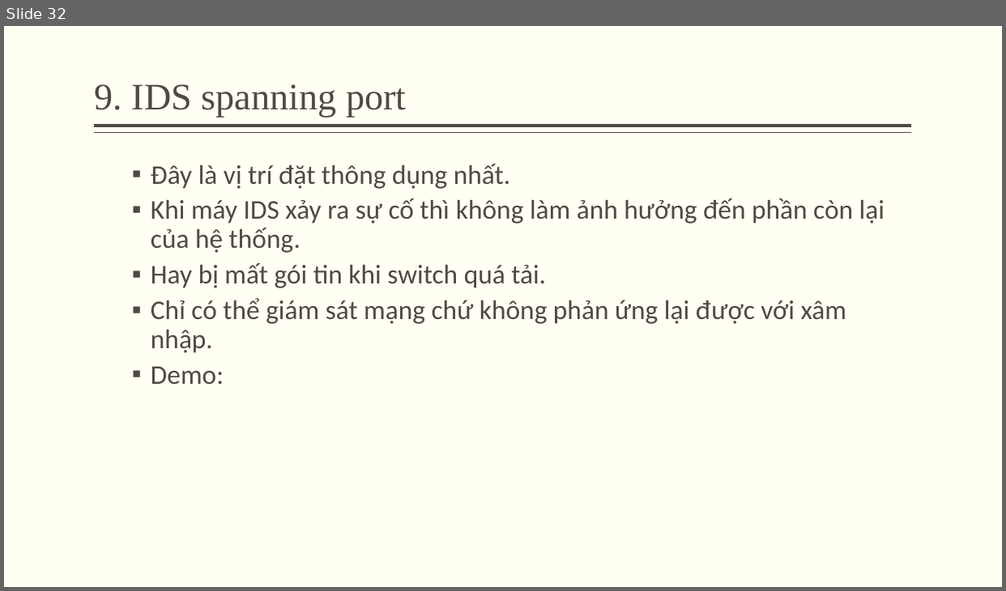
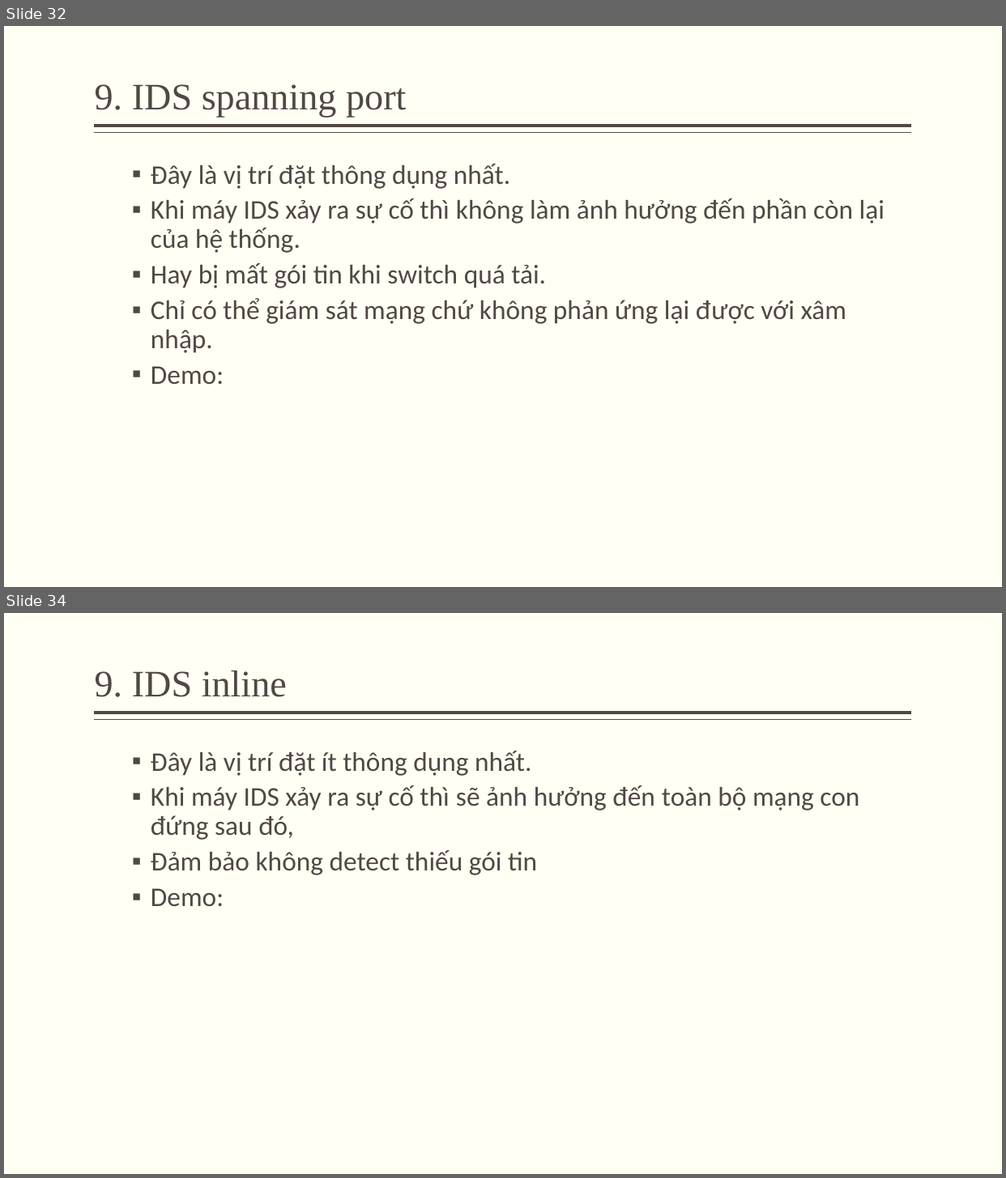
Before and after one commit to minhquan1418/do_an_ATMNC, a slide deck: silde.pptx. Shown one above the other, each under a label of ours: slide 32 before the commit, slides 32 and 34 after it; the slides between them are not shown. The pictures are 1006x591 and 1006x1178 pixels, drawn with LibreOffice and Linux fonts; fonts in the diff are those of the drawing. Boxes give left, top, right and bottom in pixels: in the first picture for what was removed or moved away, otherwise in the second. Text is boxed around its words. In the diff, an @@ line names an element or a change of style, - is before the commit and + after.

```diff
--- a/silde.pptx
+++ b/silde.pptx
@@ slide 34 added at [4, 613, 1002, 1174], background #FFFFF3; not listed: 2 template elements that a slide beside it also shows @@
@@ title added at [95, 671, 287, 697], 36 pt, text #514843 @@
+9. IDS inline
@@ text added at [151, 751, 859, 906], 26 pt, text #514843 @@
+  ▪ Đây là vị trí đặt ít thông dụng nhất.
+  ▪ Khi máy IDS xảy ra sự cố thì sẽ ảnh hưởng đến toàn bộ mạng con đứng sau đó,
+  ▪ Đảm bảo không detect thiếu gói tin
+  ▪ Demo:
```
Also in this commit, not shown: 8 other slides added, 10 slides removed, 1 other file.
